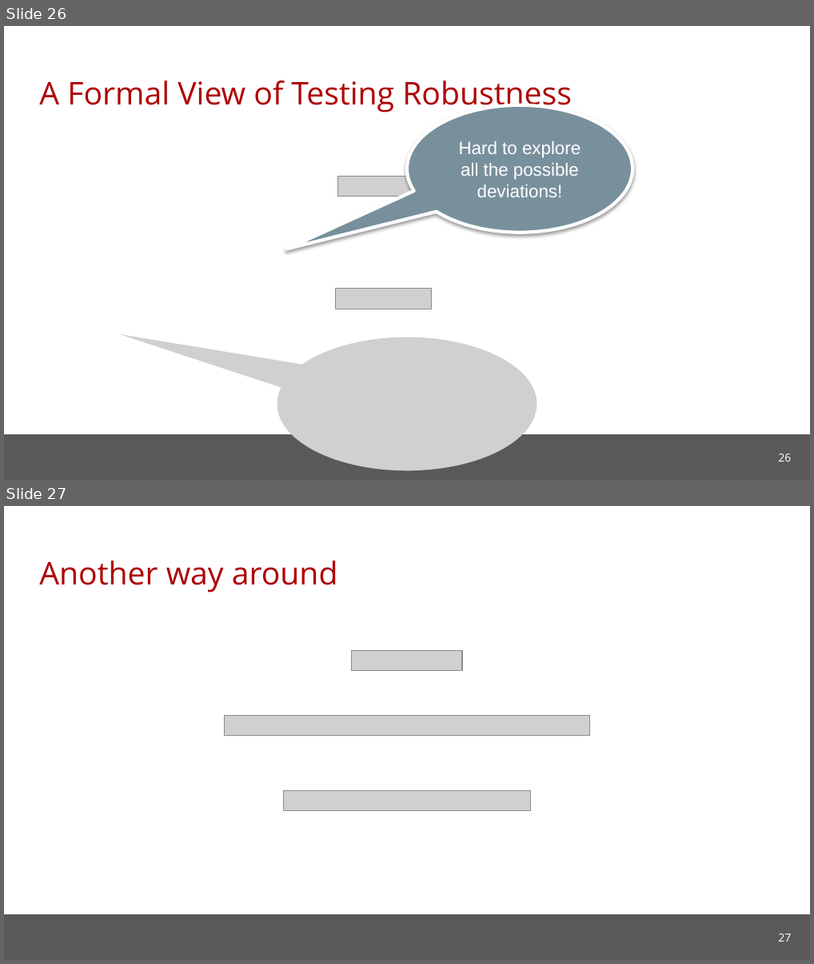
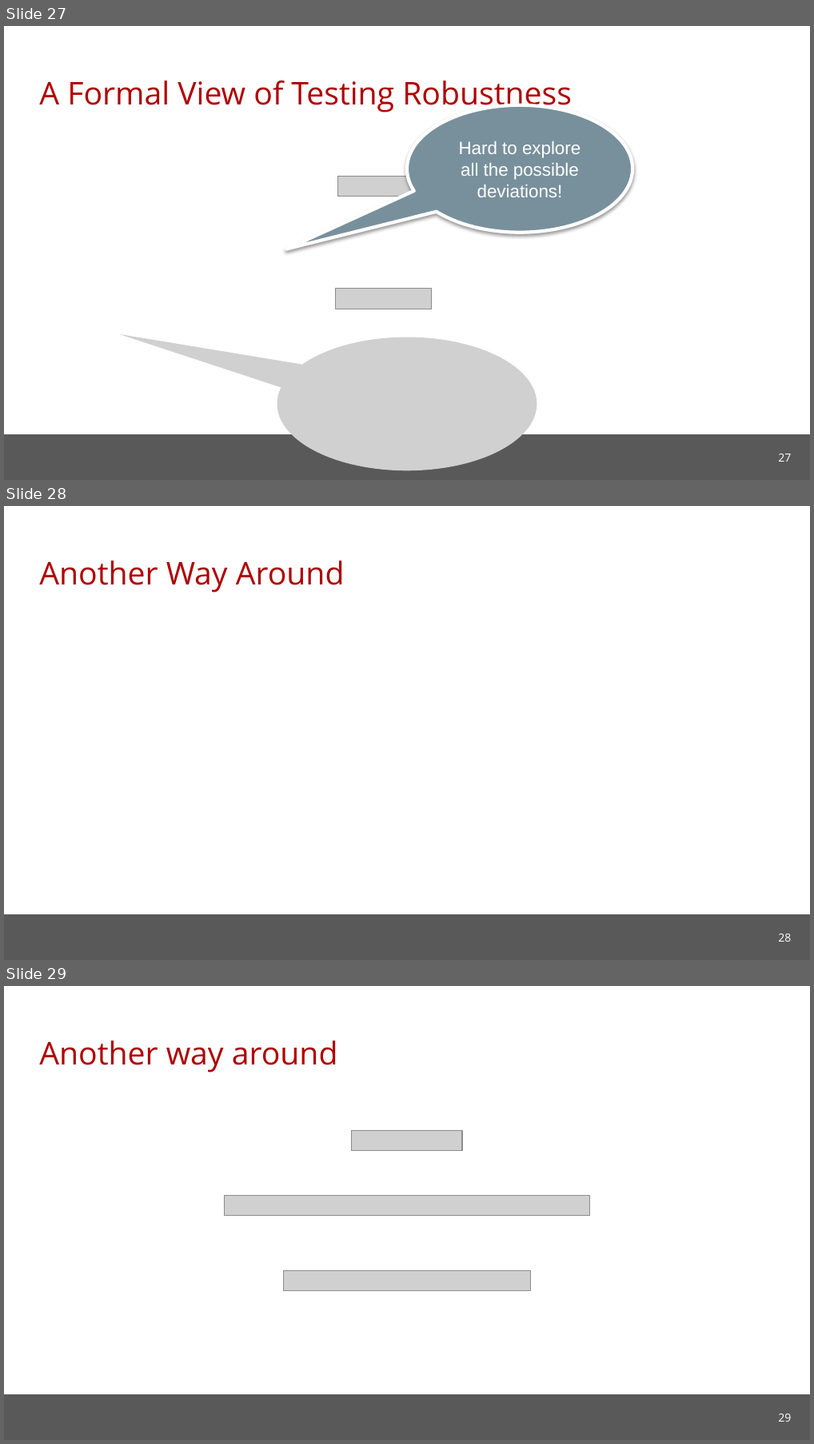
Before and after one commit to cmu-soda/Robustness, a slide deck: Robustness-SSSG.pptx. Shown one above the other, each under a label of ours: slides 26 and 27 before the commit, slides 27, 28 and 29 after it. The pictures are 814x964 and 814x1444 pixels, drawn with LibreOffice and Linux fonts; fonts in the diff are those of the drawing; grey boxes stand for pictures; background and template pictures are left out. Boxes give left, top, right and bottom in pixels: in the first picture for what was removed or moved away, otherwise in the second. Text is boxed around its words. In the diff, an @@ line names an element or a change of style, - is before the commit and + after.

```diff
--- a/Robustness-SSSG.pptx
+++ b/Robustness-SSSG.pptx
@@ slide 28 added at [4, 506, 810, 960], background #FFFFFF; not listed: 1 template element that a slide beside it also shows @@
@@ title added at [39, 560, 345, 592], 28 pt, text #AE0000 @@
+Another Way Around
@@ page number added at [778, 933, 791, 941], 10 pt, text #FFFFFF @@
+28
@@ what was slide 26 is now slide 27 @@
@@ page number at [778, 453, 791, 461]: text changed @@
-26
+27
@@ what was slide 27 is now slide 29 @@
@@ page number at [778, 1413, 791, 1421]: text changed @@
-27
+29
```
Also in this commit, not shown: 9 slides changed, 3 other slides added, 1 slide removed.
